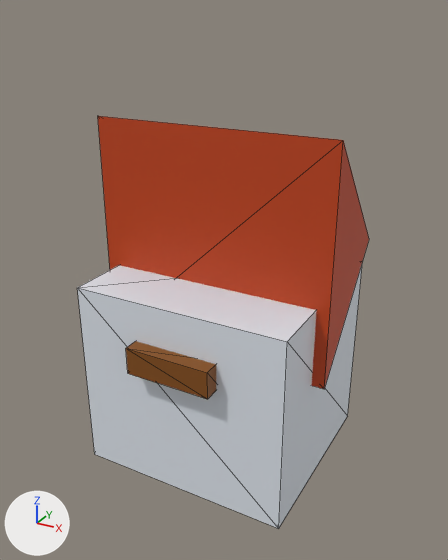
The glTF model modelos/entorno/casa_escriba.glb: old version first, new version second.
Both versions are drawn from a 50 mm camera at (3.05, -5.62, 4.92) aimed at (0.03, -0.13, 2.17). Arrows for +X, +Y and +Z are at lower left; the lights stay in place. The picture after the commit comes second. Mesh edges are drawn as thin lines. Where no turn or scale is listed for an object, it has been applied to the vertices. Vertices at exactly the same position are counted once.
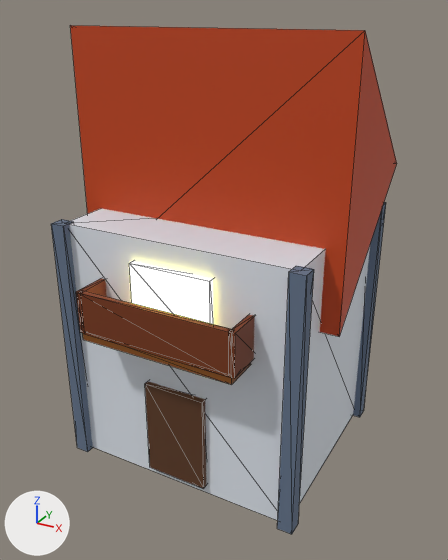
Where the newer file only moved an object's origin or applied its transform, the numbers keep the older frame.

Changed parts and their boxes [x1, y1, x2, y2] in the pictures (448 x 560 px):
'Cylinder', moved, rescaled (21% wider, 14% taller): before [98, 116, 369, 389]; after [70, 25, 397, 337]
'Cube', moved, rescaled (19% taller): before [77, 265, 362, 528]; after [69, 209, 370, 521]
'Cube.001', recoloured, moved, rescaled (53% narrower, 297% taller): before [126, 341, 216, 399]; after [51, 219, 93, 452]
'Cube.006', added (brown): after [78, 291, 232, 378]
'Cube.003', added (blue): after [277, 266, 314, 534]
'Cube.010', added (brown): after [145, 381, 206, 489]
'Cube.009', added: after [129, 261, 213, 324]
'Cube.004', added (blue): after [353, 202, 386, 417]
'Cube.008', added (brown): after [229, 315, 255, 378]
'Cube.005', added: after [83, 334, 251, 385]
'Cube.007', added: after [76, 278, 107, 333]

Edits to the bpy script that builds the scene:
```text
Change me_cube:
    remove me_cube.from_pydata(...)  # 8 vertices, 12 faces; spans x -1.21..1.21, y -1.1..1.1, z -1.1..1.1
    add me_cube.from_pydata(...)  # 8 vertices, 12 faces; spans x -1.3..1.3, y -1.1..1.1, z -1.0..1.8
    me_cube part 1: the whole mesh is scaled about its middle by (1.07, 1, 1.27), then moved by (0.0, 0.0, 0.4)
Change me_cylinder:
    remove me_cylinder.from_pydata(...)  # 6 vertices, 8 faces; spans x -1.35..1.35, y -0.38..0.77, z -1.27..1.27
    add me_cylinder.from_pydata(...)  # 6 vertices, 8 faces; spans x -1.5..1.5, y -0.51..1.02, z -0.56..2.16
    me_cylinder part 3: the whole mesh is scaled about its middle by (1.11, 1.33, 1.07), then moved by (0.0, 0.06, 0.8)
Change me_cube_001:
    remove me_cube_001.from_pydata(...)  # 8 vertices, 12 faces; spans x -0.48..0.48, y -0.12..0.12, z -0.15..0.15
    remove me_cube_001.materials.append(mat_mat_madera_tablas)  # brown #854d0e
    add me_cube_001.from_pydata(...)  # 8 vertices, 12 faces; spans x -1.39..-1.23, y -0.04..0.12, z -1.51..1.31
    me_cube_001 part 2: the whole mesh is scaled about its middle by (0.167, 0.667, 9.4), then moved by (-1.31, 0.04, -0.1)
    add me_cube_001.materials.append(mat_mat_piedra_plaza)  # blue #64748b
Add ob_cube_010:
    ob_cube_010 = bpy.data.objects.new('Cube.010', me_cube_010)  # a box spanning x -0.35..0.35, y -0.05..0.05, z -0.55..0.55; in mat_mat_madera_tronco (brown #5c381e)
    ob_cube_010.location = (0.0, -1.11, 0.75)
Add ob_cube_009:
    ob_cube_009 = bpy.data.objects.new('Cube.009', me_cube_009)  # a box spanning x -0.45..0.45, y -0.05..0.05, z -0.4..0.4; in mat_mat_farol_luz (yellow #fde047, glowing yellow #fff18a)
    ob_cube_009.location = (0.0, -1.11, 2.25)
Add ob_cube_008:
    ob_cube_008 = bpy.data.objects.new('Cube.008', me_cube_008)  # a box spanning x -0.03..0.03, y -0.225..0.225, z -0.225..0.225; in mat_mat_madera_viga (brown #78350f)
    ob_cube_008.location = (0.85, -1.25, 2.15)
Add ob_cube_007:
    ob_cube_007 = bpy.data.objects.new('Cube.007', me_cube_008.copy())
    ob_cube_007.location = (-0.85, -1.25, 2.15)
Add ob_cube_006:
    ob_cube_006 = bpy.data.objects.new('Cube.006', me_cube_006)  # a box spanning x -0.85..0.85, y -0.03..0.03, z -0.22..0.22; in mat_mat_madera_viga (brown #78350f)
    ob_cube_006.location = (0.0, -1.45, 2.15)
Add ob_cube_005:
    ob_cube_005 = bpy.data.objects.new('Cube.005', me_cube_005)  # a box spanning x -0.85..0.85, y -0.22..0.22, z -0.05..0.05; in mat_mat_madera_tablas (brown #854d0e)
    ob_cube_005.location = (0.0, -1.25, 1.9)
Add ob_cube_004:
    ob_cube_004 = bpy.data.objects.new('Cube.004', me_cube_004)  # a box spanning x -0.08..0.08, y -0.08..0.08, z -1.41..1.41; in mat_mat_piedra_plaza (blue #64748b)
    ob_cube_004.location = (1.31, 1.11, 1.5)
Add ob_cube_003:
    ob_cube_003 = bpy.data.objects.new('Cube.003', me_cube_004.copy())
    ob_cube_003.location = (1.31, -1.11, 1.5)
```
